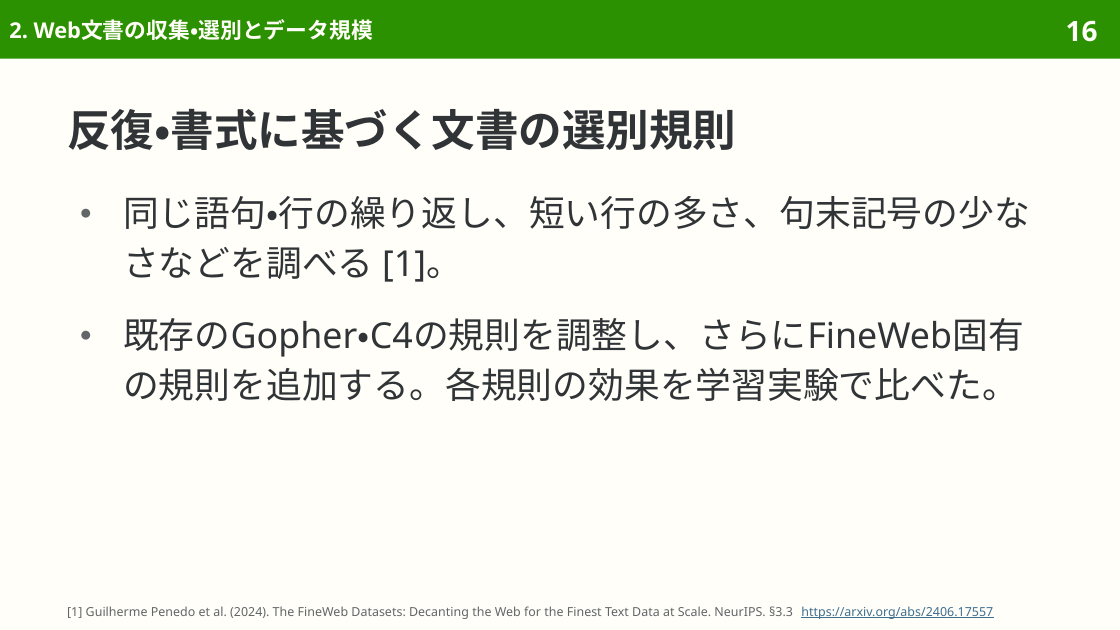
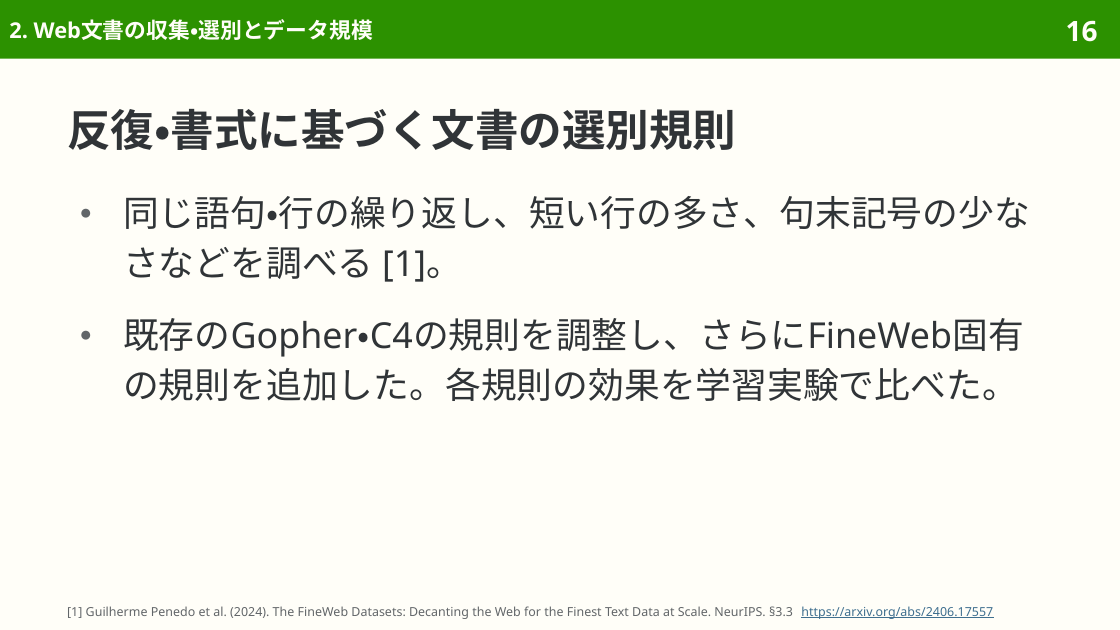
Before and after one commit to sasakiy84/datasets-in-10-minutes, a slide deck: slide 16 of slides/datasets-in-10-minutes-fineweb.pptx. Drawn at 1120x630 pixels with LibreOffice and Linux fonts; fonts in the diff are those of the drawing. Boxes give left, top, right and bottom in pixels: in the first picture for what was removed or moved away, otherwise in the second. Text is boxed around its words. In the diff, an @@ line names an element or a change of style, - is before the commit and + after.

```diff
--- a/slides/datasets-in-10-minutes-fineweb.pptx
+++ b/slides/datasets-in-10-minutes-fineweb.pptx
@@ text at [123, 318, 1024, 401]: text changed @@
-● 既存のGopher・C4の規則を調整し、さらにFineWeb固有の規則を追加する。各規則の効果を学習実験で比べた。
+● 既存のGopher・C4の規則を調整し、さらにFineWeb固有の規則を追加した。各規則の効果を学習実験で比べた。
```
Also in this commit, not shown: 17 other slides changed, 7 other files.
